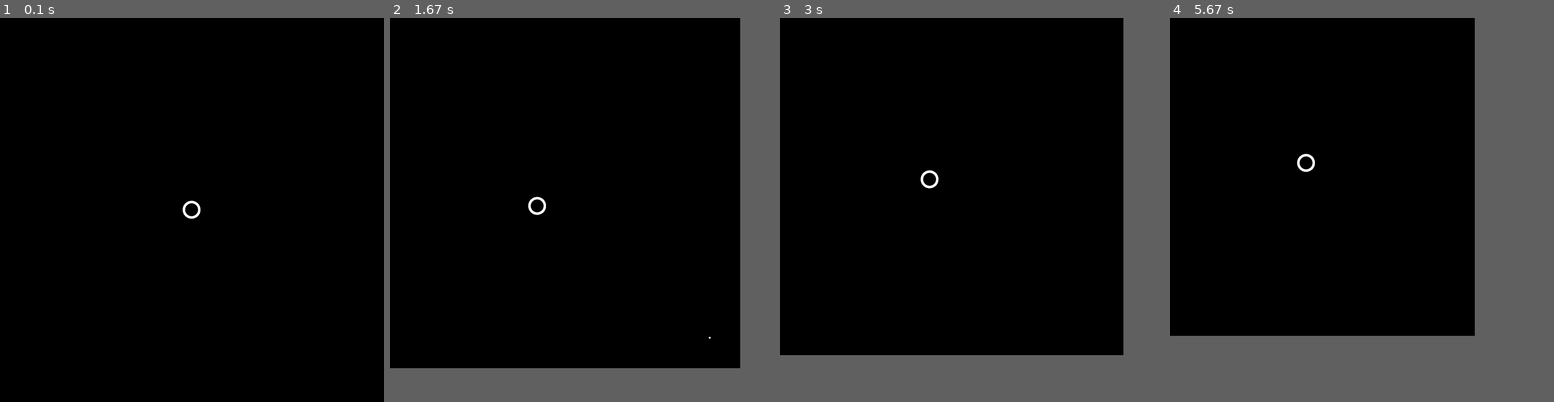
Above: before the commit, frames 1-4 (left to right).
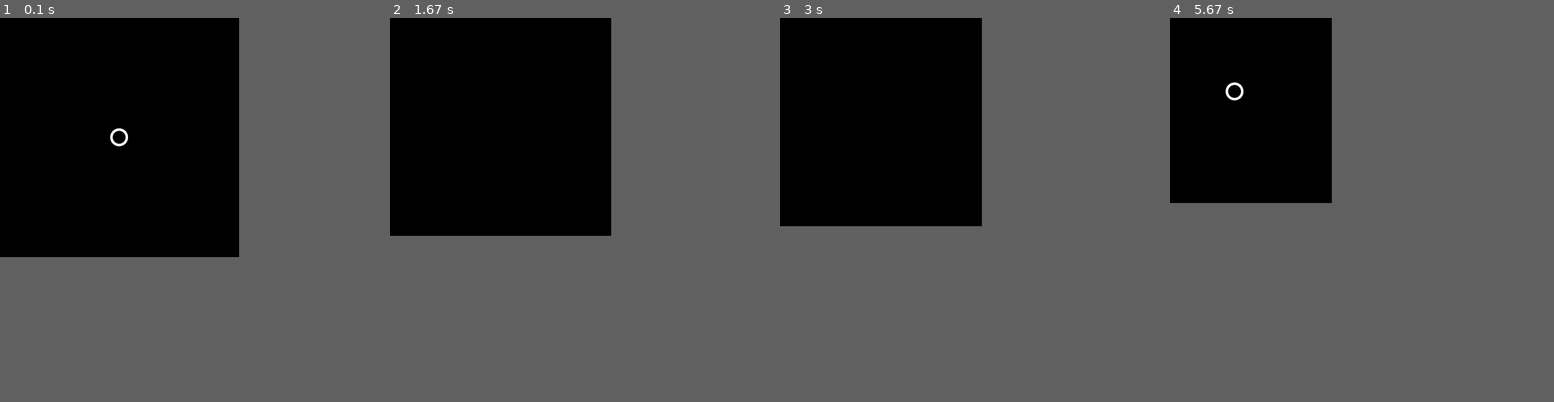
Above: after the commit, the same moments.

Repository: AndZas/PygameProject
Game: pygame game, started from cycle.py
The game is run twice, just before and just after one commit, with the same random seed, the same clock (stepped at 60 frames per second) and the same inputs.
Inputs (mouse positions are in pixels of both pictures, inside the frame that each line leads up to):
- Up to frame 1 (0.1 s): no input
- Up to frame 2 (1.67 s): click (578, 206) at 0.38 s; hold A 0.67-1.2 s; move the mouse to (570, 248) at 0.7 s; hold S 1.23-1.53 s; hold A from 1.57 s (still down)
- Up to frame 3 (3 s): release A at 1.97 s; hold W 2-2.37 s; hold D from 2.4 s (still down)
- Up to frame 4 (5.67 s): release D at 3.03 s; hold S 3.07-3.43 s; hold A 3.47-3.93 s; hold D 3.97-4.43 s; hold W 4.47-4.77 s; hold D 4.8-5.27 s; hold A from 5.3 s (still down)
In our replay, in frame 1 the window is 795x795 before the commit and 495x495 after it. These sizes can differ from the game's own. Grey fills any space a smaller window leaves; there, only what the larger window draws over its background counts as a difference.

The runs differ from the first frame. In frame 1, 0.2% of the frame differs, in the area x 28-53%, y 28-53%; in frame 2, 0.1%; in frame 3, 0.1%; in frame 4, 0.2%.

Commit message:
19.01.24:22.40

Diff:
--- a/bullets.py
+++ b/bullets.py
@@ -5,20 +5,21 @@
 
 # Класс одной пули
 class Bullet:
-    def __init__(self, PlayerPos, MousePos):
+    def __init__(self, PlayerPos, MousePos, parent):
+        self.parent = parent
         self.speed = 2.5
         self.damage = 1
         self.pos = PlayerPos
         self.size = 2
         self.color = pygame.Color('white')
 
-        # Расчет вектора движения пули каждый кадр
-        vect = (MousePos[0] - PlayerPos[0], MousePos[1] - PlayerPos[1])
+        # Расчет вектора движения пули
+        vect = (MousePos[0] - (PlayerPos[0] - self.parent.parent.x), MousePos[1] - (PlayerPos[1] - self.parent.parent.y))
         vectLen = math.sqrt(vect[0] ** 2 + vect[1] ** 2)
         self.resVect = (round(vect[0] / (vectLen / self.speed), 2), round(vect[1] / (vectLen / self.speed), 2))
 
     def draw(self, screen):
-        pygame.draw.circle(screen, self.color, (self.pos[0] - self.size // 2, self.pos[1] - self.size // 2), 2)
+        pygame.draw.circle(screen, self.color, (self.pos[0] - self.size // 2 - self.parent.parent.x, self.pos[1] - self.size // 2 - self.parent.parent.y), 2)
 
     def update(self):
         self.pos = (self.pos[0] + self.resVect[0], self.pos[1] + self.resVect[1])
@@ -33,14 +34,17 @@
     def update(self):
         for bullet in self.bullets:
             bullet.update()
-            if bullet.pos[0] <= 0 or bullet.pos[0] >= self.parent.parent.size[0] or bullet.pos[1] <= 0 or bullet.pos[
-                1] >= self.parent.parent.size[1]:
+            if bullet.pos[0] - self.parent.parent.x <= 0 or bullet.pos[
+                0] - self.parent.parent.x >= self.parent.parent.size[0] or bullet.pos[
+                1] - self.parent.parent.y <= 0 or bullet.pos[
+                1] - self.parent.parent.y >= self.parent.parent.size[1]:
                 self.parent.parent.resizeWindowPlus(bullet.pos)
                 self.bullets.remove(bullet)
 
     def shoot(self, pos):
         self.bullets.append(
-            Bullet((self.parent.pos[0] - self.parent.parent.pos[0], self.parent.pos[1] - self.parent.parent.pos[1]), pos))
+            Bullet((self.parent.pos[0], self.parent.pos[1]),
+                   pos, self.parent))
 
     def draw(self):
         for bullet in self.bullets:
--- a/screen.py
+++ b/screen.py
@@ -11,7 +11,7 @@
         # Настройки окна
         self.parent = parent
         self.minSize = (300, 300)
-        self.size = self.width, self.height = (800, 800)
+        self.size = self.width, self.height = (500, 500)
         self.monResolution = self.getMonitorResolution()
         self.pos = self.x, self.y = (
             self.monResolution[0] // 2 - self.size[0] // 2, self.monResolution[1] // 2 - self.size[1] // 2)
@@ -83,7 +83,7 @@
 
     def resizeWindowPlus(self, pos):
         # Увеличивает окно при соприкосновении с ним пули
-        if pos[0] <= 0:
+        if pos[0] - self.x <= 0:
             self.status = 'left'
             if self.x - 200 <= 0:
                 self.x -= 30 * max(self.x / 200, 0)
@@ -91,7 +91,7 @@
             else:
                 self.x -= 30
                 self.width += 30
-        if pos[1] <= 0:
+        if pos[1] - self.y <= 0:
             self.status = 'up'
             if self.y - 150 <= 30:
                 self.y -= 30 * max((self.y - 30) / 150, 0)
@@ -99,13 +99,13 @@
             else:
                 self.y -= 30
                 self.height += 30
-        if pos[0] >= self.size[0]:
+        if pos[0] - self.x >= self.size[0]:
             self.status = 'right'
             if (self.x + self.size[0]) + 200 >= self.monResolution[0]:
                 self.width += 30 * max((1 - ((self.x + self.size[0]) - self.monResolution[0] + 200) / 200), 0)
             else:
                 self.width += 30
-        if pos[1] >= self.size[1]:
+        if pos[1] - self.y >= self.size[1]:
             self.status = 'down'
             if (self.y + self.size[1]) + 200 >= self.monResolution[1]:
                 self.height += 30 * max((1 - ((self.y + self.size[1] + 50) - self.monResolution[1] + 150) / 150), 0)
Binary file added: images/Circle.png
Not shown, added: sounds/assets_sounds_died.wav
Not shown, added: sounds/assets_sounds_fire.wav
Not shown, added: sounds/assets_sounds_impact.wav
Not shown, added: sounds/assets_sounds_jump.wav
Not shown, added: sounds/assets_sounds_shoot.wav
